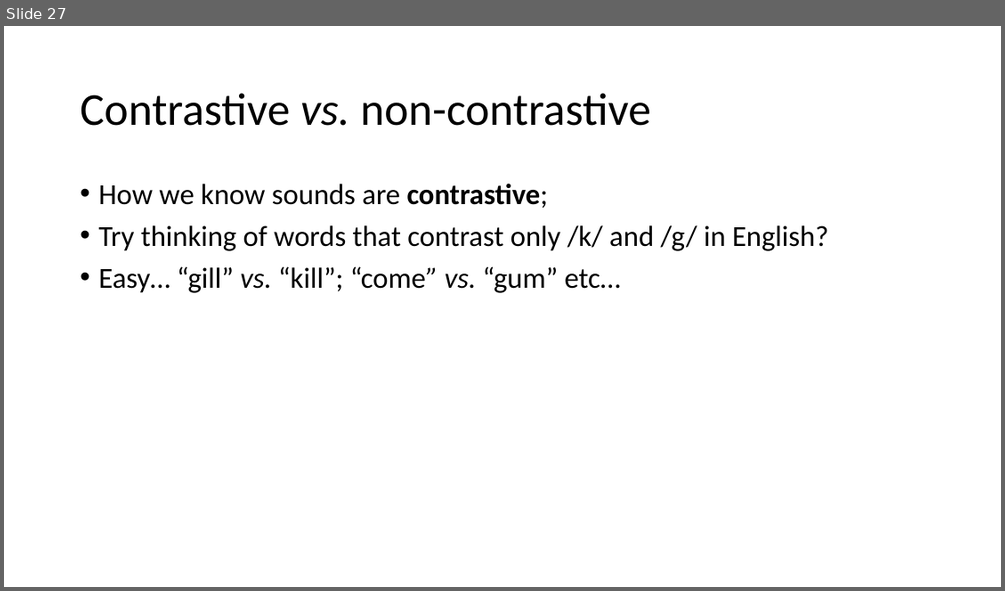
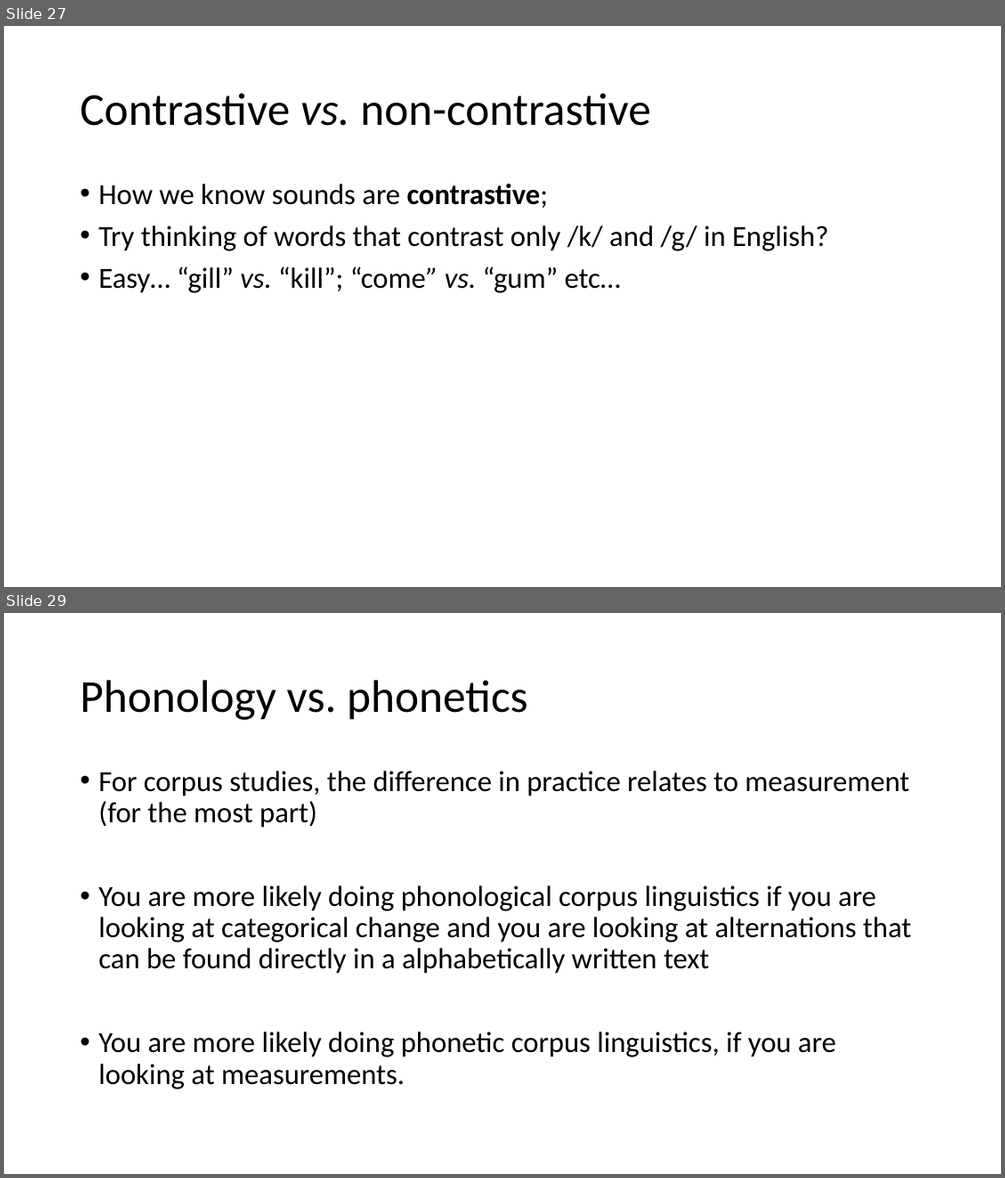
Before and after one commit to ajrtallman/Corpus_Linguistics_FSU_2023-2024, a slide deck: 03_lectures/CorpusLinguistics_2023_11_03.odp. Shown one above the other, each under a label of ours: slide 27 before the commit, slides 27 and 29 after it; the slides between them are not shown. The pictures are 1005x591 and 1005x1178 pixels, drawn with LibreOffice and Linux fonts; fonts in the diff are those of the drawing. Boxes give left, top, right and bottom in pixels: in the first picture for what was removed or moved away, otherwise in the second. Text is boxed around its words. In the diff, an @@ line names an element or a change of style, - is before the commit and + after.

```diff
--- a/03_lectures/CorpusLinguistics_2023_11_03.odp
+++ b/03_lectures/CorpusLinguistics_2023_11_03.odp
@@ slide 29 added at (4,613,1001,1174), background #FFFFFF @@
@@ title added at (80,680,528,720), 44 pt, text #000000 @@
+Phonology vs. phonetics
@@ text added at (98,771,911,1089), 28 pt, text #000000 @@
+• For corpus studies, the difference in practice relates to measurement (for the most part)
+• You are more likely doing phonological corpus linguistics if you are looking at categorical change and you are looking at alternations that can be found directly in a alphabetically written text
+• You are more likely doing phonetic corpus linguistics, if you are looking at measurements.
```
Also in this commit, not shown: 1 slide changed, 12 other slides added.
